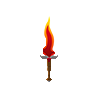
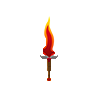
Before/after of a (100, 100) layered artwork. What changed in the layer stack:
painted on "레이어 1" over [46, 66, 52, 82]
